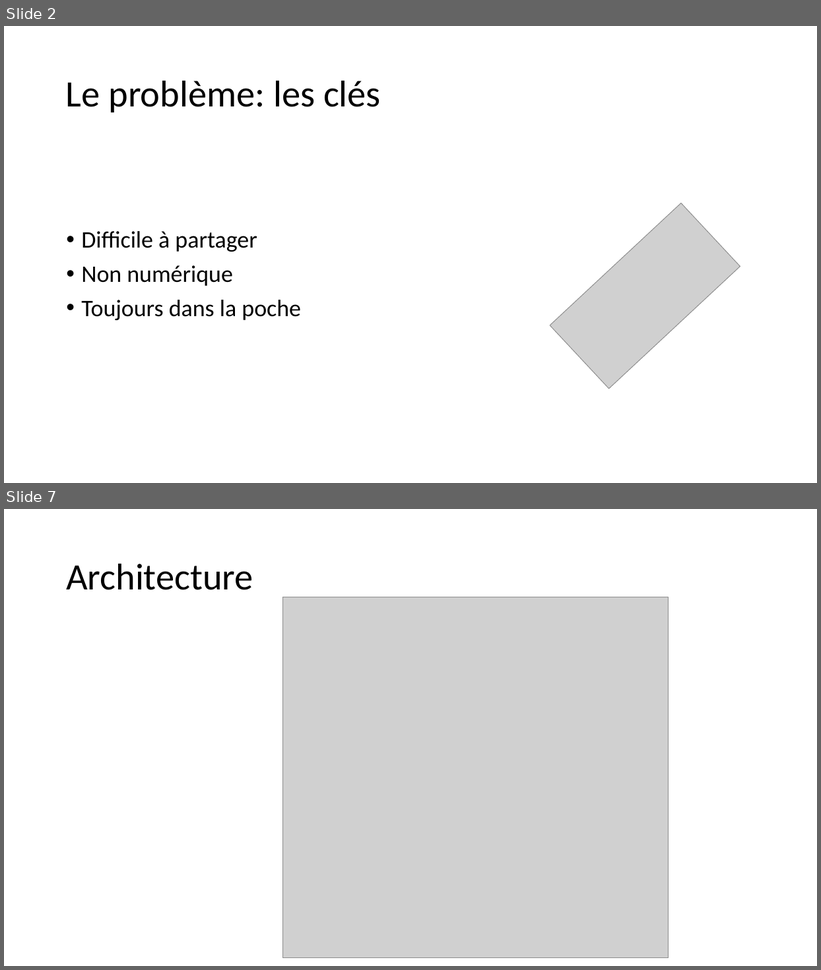
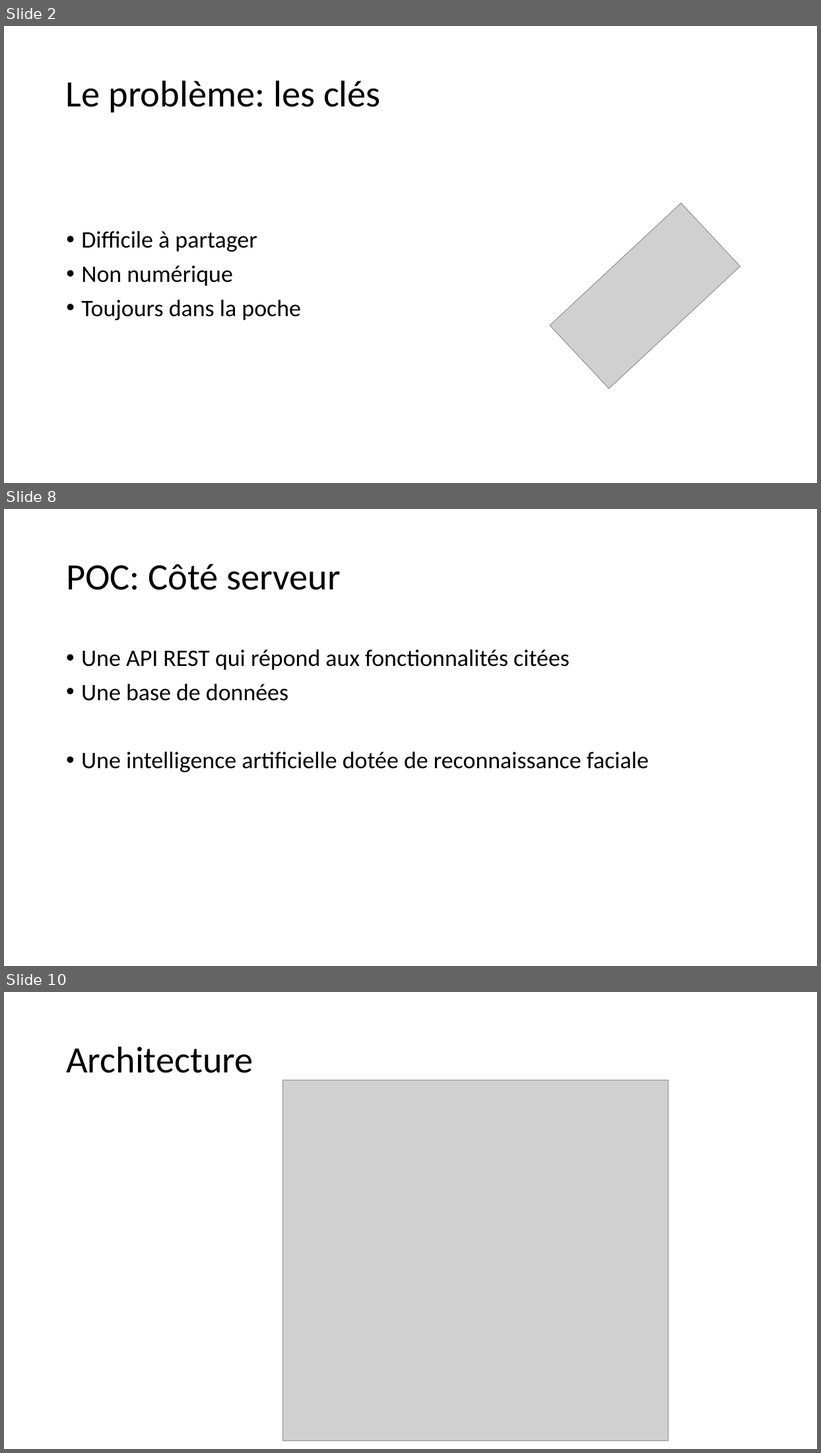
Before and after one commit to cazabec/EasyLock, a slide deck: doc/Présentation projet libre.pptx. Shown one above the other, each under a label of ours: slides 2 and 7 before the commit, slides 2, 8 and 10 after it; the slides between them are not shown. The pictures are 821x970 and 821x1453 pixels, drawn with LibreOffice and Linux fonts; fonts in the diff are those of the drawing; grey boxes stand for pictures. Boxes give left, top, right and bottom in pixels: in the first picture for what was removed or moved away, otherwise in the second. Text is boxed around its words. In the diff, an @@ line names an element or a change of style, - is before the commit and + after.

```diff
--- a/doc/Présentation projet libre.pptx
+++ b/doc/Présentation projet libre.pptx
@@ slide 8 added at (4,509,817,966), background #FFFFFF @@
@@ title added at (66,564,341,590), 44 pt, text #000000 @@
+POC: Côté serveur
@@ text added at (81,650,649,772), 28 pt, text #000000 @@
+• Une API REST qui répond aux fonctionnalités citées
+• Une base de données
+• Une intelligence artificielle dotée de reconnaissance faciale
@@ what was slide 7 is now slide 10 @@
```
Also in this commit, not shown: 4 slides changed, 3 other slides added, 1 slide removed.
